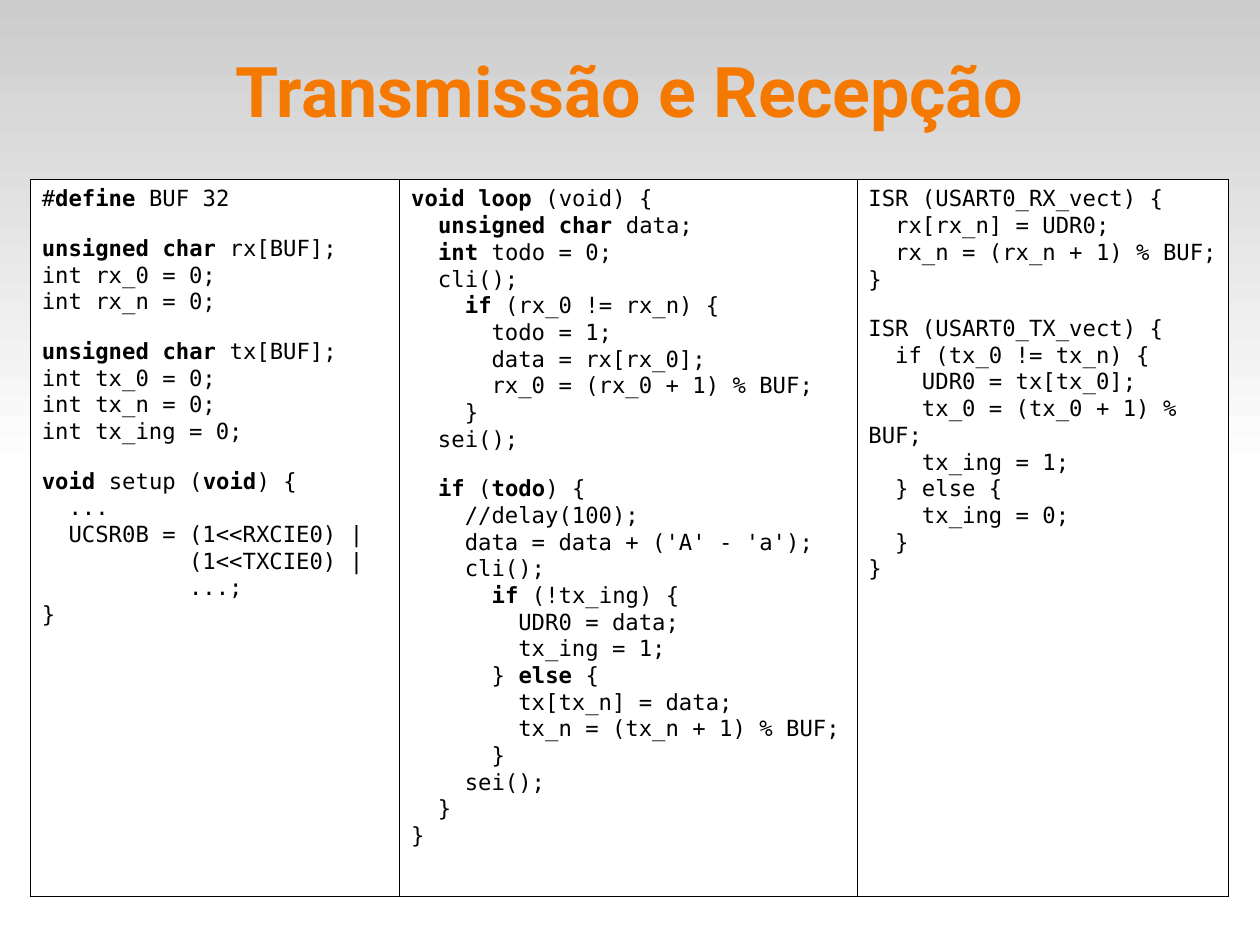
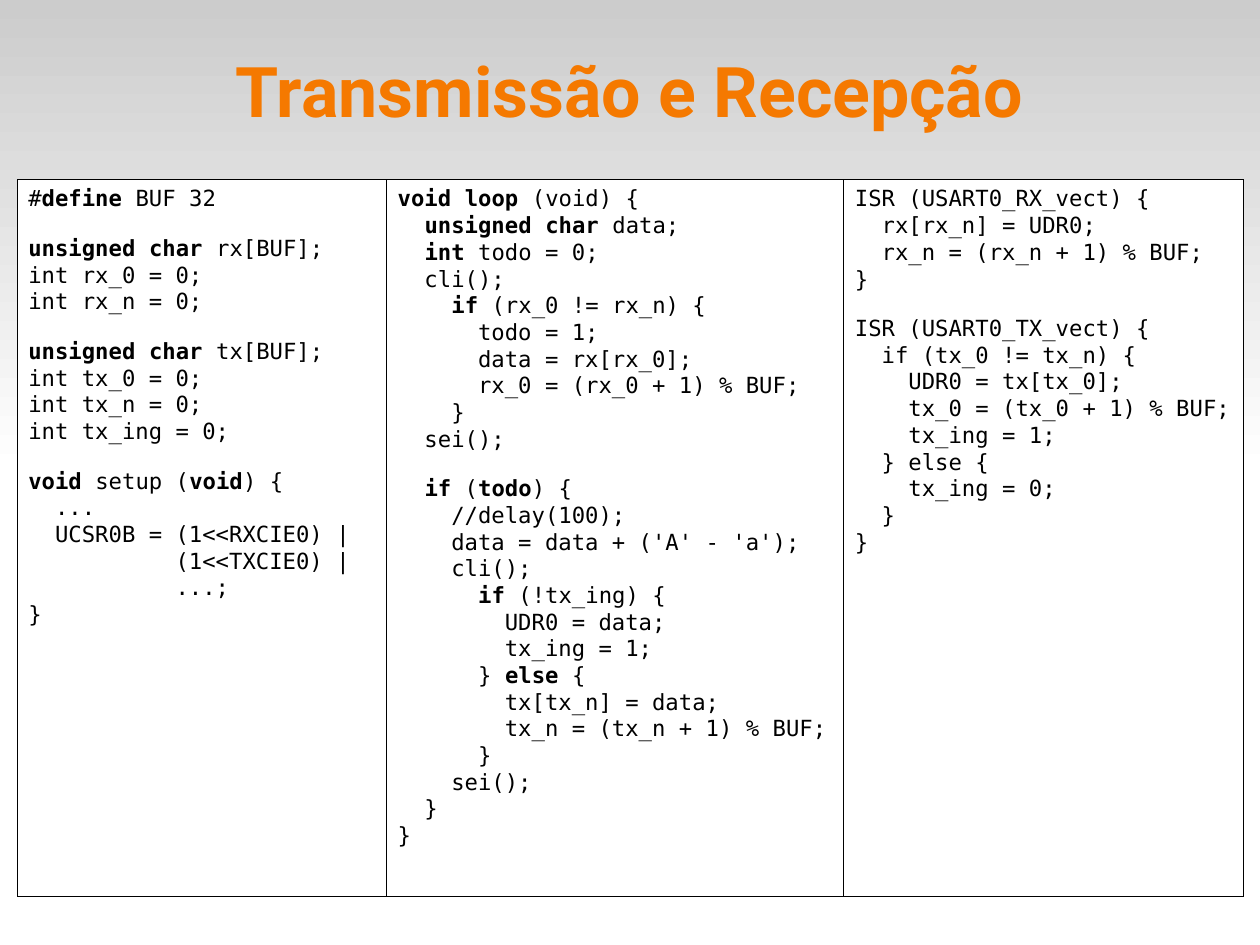
Before and after one commit to fsantanna-uerj/SE, a slide deck: slide 14 of Slides/se-06-usart.odp. Drawn at 1260x945 pixels with LibreOffice and Linux fonts; fonts in the diff are those of the drawing. Boxes give left, top, right and bottom in pixels: in the first picture for what was removed or moved away, otherwise in the second. Text is boxed around its words. In the diff, an @@ line names an element or a change of style, - is before the commit and + after.

```diff
--- a/Slides/se-06-usart.odp
+++ b/Slides/se-06-usart.odp
@@ rectangle "#define BUF 32": place and size @@
-rectangle "#define BUF 32" at [31, 180, 400, 896]
+rectangle "#define BUF 32" at [17, 180, 386, 896]
@@ rectangle "void loop (void) {": place and size @@
-rectangle "void loop (void) {" at [400, 180, 858, 896]
+rectangle "void loop (void) {" at [386, 180, 844, 896]
@@ rectangle "ISR (USART0_RX_vect) {": place and size @@
-rectangle "ISR (USART0_RX_vect) {" at [858, 180, 1229, 896]
+rectangle "ISR (USART0_RX_vect) {" at [844, 180, 1244, 896]
```
Also in this commit, not shown: 5 other slides changed, 1 slide added, 1 slide removed, 2 other files.
